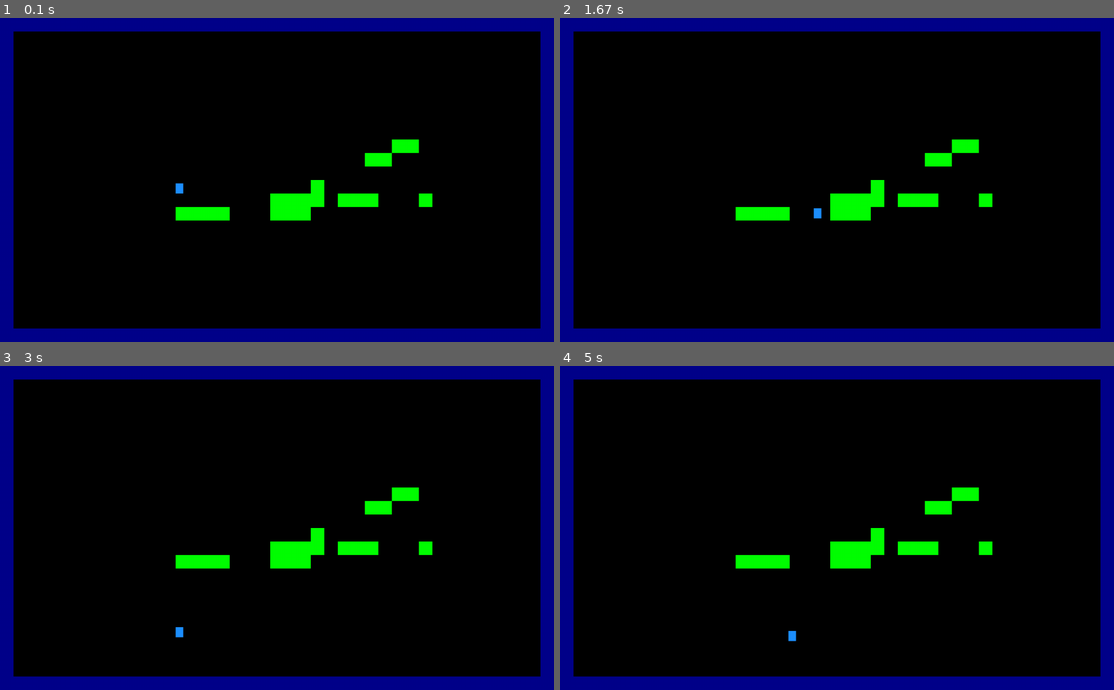
Above: before the commit, frames 1-4 (two rows, left to right).
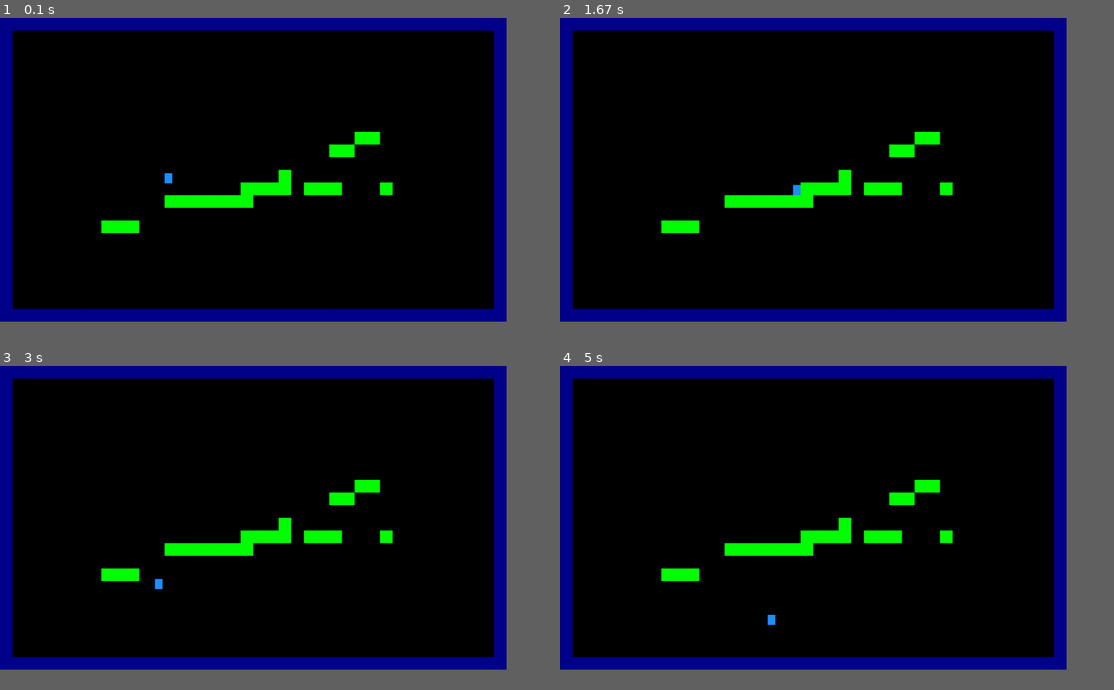
Above: after the commit, the same moments.

Repository: Imas7264/Pygame-Platformer
Game: pygame game, started from project/src/main.py
The game is run twice, just before and just after one commit, with the same random seed, the same clock (stepped at 60 frames per second) and the same inputs.
Inputs:
- Up to frame 1 (0.1 s): no input
- Up to frame 2 (1.67 s): hold Right 0.33-0.8 s; hold Up 0.83-1.13 s; hold Right 1.17-1.63 s
- Up to frame 3 (3 s): hold Left 1.67-2.2 s; hold Left 2.23-2.63 s; hold Up from 2.67 s (still down)
- Up to frame 4 (5 s): release Up at 3.03 s; hold Right 3.07-3.7 s; hold Left 3.73-4.2 s; hold Right 4.23-4.7 s; hold Up from 4.73 s (still down)
The window is 900x526 before the commit and 823x493 after it. Grey fills any space a smaller window leaves; there, only what the larger window draws over its background counts as a difference.

The runs differ from the first frame. In frame 1, 17% of the frame differs, in the area x 0-100%, y 0-100%; in frame 2, 17%; in frame 3, 17%; in frame 4, 17%.

Commit message:
Changed the tile size from 32 to 30 and made correnponding modifications to it

Diff:
--- a/project/src/level/level_generator.py
+++ b/project/src/level/level_generator.py
@@ -114,10 +114,10 @@
 
  #Platform generation
  active_platforms = [
-  [player_x, floor_row, floor_length, 0], #(x, y, length, connected platforms<max=2>)
+  [player_x, floor_row, 3, 0], #(x, y, length, connected platforms<max=2>)
  ]
 
- platform_count = random.randint(5, 12)
+ platform_count = random.randint(8, 12)
 
  i=platform_count
  while i>0:
@@ -133,7 +133,7 @@
    new_y = parent[1] + dy
 
   elif direction == "left":
-   new_x = parent[0] - dx
+   new_x = parent[0] - parent[2] - dx
    new_y = parent[1] + dy
 
   elif direction == "up":
--- a/project/src/settings.py
+++ b/project/src/settings.py
@@ -1,8 +1,8 @@
 import pygame, sys
 from pygame.math import Vector2 as vector
 
-WINDOW_WIDTH, WINDOW_HEIGHT = 1312, 768
-TILE_SIZE = 32
+WINDOW_WIDTH, WINDOW_HEIGHT = 1200, 720
+TILE_SIZE = 30
 FPS = 40
 # ANIMATION_SPEED = 6
 
--- a/project/src/sprites/player.py
+++ b/project/src/sprites/player.py
@@ -13,7 +13,7 @@
   self.direction = vector(0,0)
   self.speed = 5
   self.gravity = 0.8
-  self.jump_strength = -15
+  self.jump_strength = -12
   self.on_ground = False
 
   #attack
